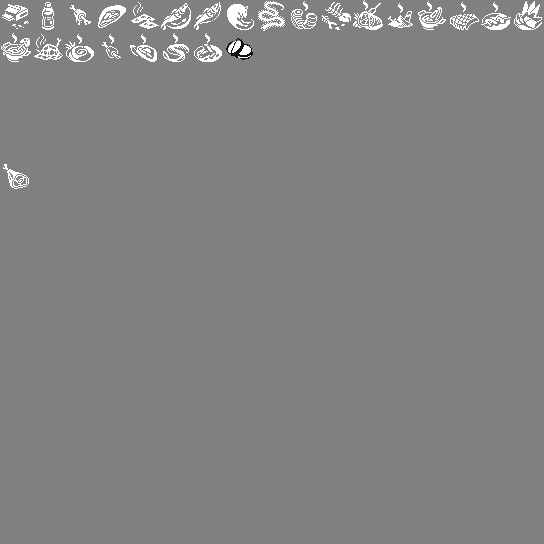
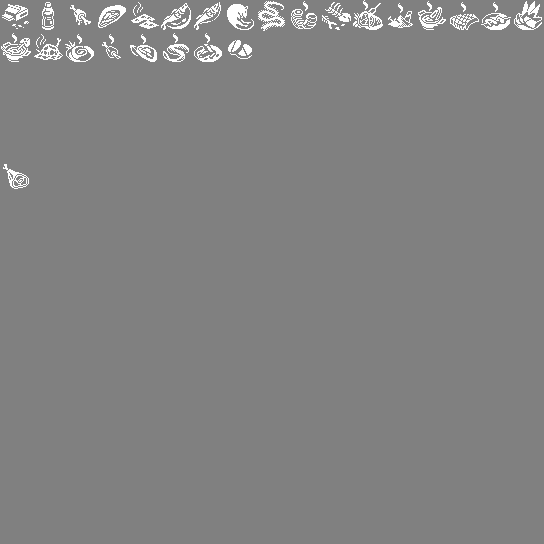
Layered file, before and after one edit (544 x 544). Changes by layer:
renamed "图层 7" to "图层 8", painted on it over (226, 38, 253, 60)
